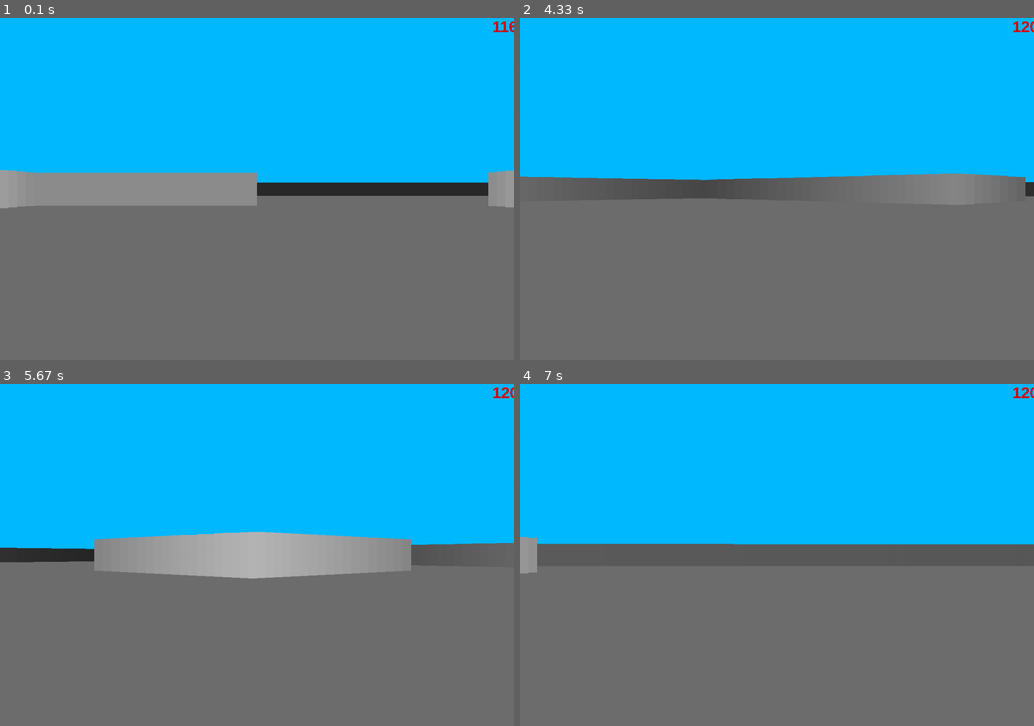
Above: before the commit, frames 1-4 (two rows, left to right).
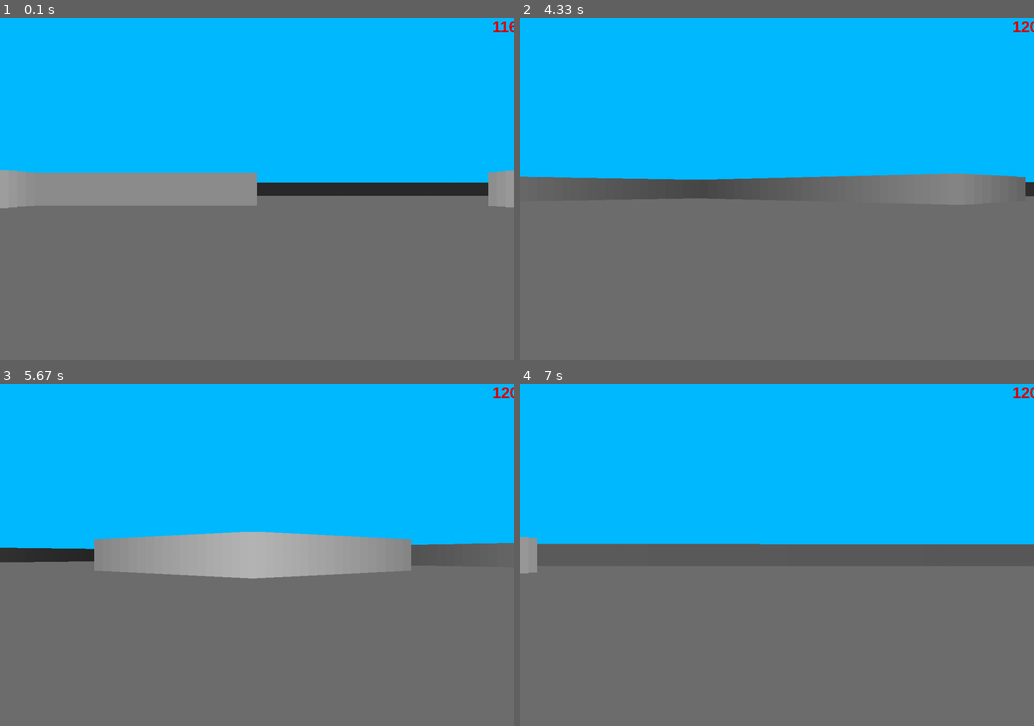
Above: after the commit, the same moments.

Repository: axelsvenn/pygame-project
Game: pygame game, started from main_program.py
The game is run twice, just before and just after one commit, with the same random seed, the same clock (stepped at 60 frames per second) and the same inputs.
Inputs:
- Up to frame 1 (0.1 s): no input
- Up to frame 2 (4.33 s): hold Right 0.33-0.8 s; hold Right 0.83-1.3 s; hold Left 1.33-1.87 s; hold Left 1.9-2.3 s; hold Right 2.33-2.97 s; hold Left 3-3.47 s; hold Right 3.5-3.97 s; hold Right from 4 s (still down)
- Up to frame 3 (5.67 s): release Right at 4.47 s; hold Left 4.5-5.03 s; hold Left 5.07-5.47 s; hold Right from 5.5 s (still down)
- Up to frame 4 (7 s): release Right at 6.13 s; hold Left 6.17-6.63 s; hold Right from 6.67 s (still down)

The runs differ from the first frame. In frame 2, less than 0.1% of the frame differs, in the area x 35-97%, y 46-48%; in frame 3, less than 0.1%; in frame 4, less than 0.1%.

Commit message:
ray_casting update

Diff:
--- a/ray_casting.py
+++ b/ray_casting.py
@@ -4,25 +4,44 @@
 from math import sin, cos
 
 
+def mapping(x, y):
+    return (x // TILE) * TILE, (y // TILE) * TILE
+
+
 def ray_casting(sc, player_pos, player_angle):
+    x0, y0 = player_pos
+    xm, ym = (x0 // TILE) * TILE, (y0 // TILE) * TILE
     cur_angle = player_angle - HALF_FOV
-    x0, y0 = player_pos
 
     for ray in range(NUM_RAYS):
         sin_a = sin(cur_angle)
         cos_a = cos(cur_angle)
 
-        for depth in range(MAX_DEPTH):
-            x = x0 + depth * cos_a
-            y = y0 + depth * sin_a
-            # pygame.draw.line(sc, DARKGRAY, player_pos, (x, y), 2)
+        # verticals
+        x, dx = (xm + TILE, 1) if cos_a >= 0 else (xm, -1)
+        for i in range(0, WIDTH, TILE):
+            depth_v = (x - x0) / cos_a
+            y = y0 + depth_v * sin_a
+            if mapping(x + dx, y) in world_map:
+                break
+            x += dx * TILE
 
-            if (x // TILE * TILE, y // TILE * TILE) in world_map:
-                depth *= cos(player_angle - cur_angle)
-                proj_height = PROJ_COEFF / depth
-                c = 255 / (1 + depth ** 2 * 0.00002)
-                color = (c, c, c)
-                pygame.draw.rect(sc, color, (ray * SCALE, HALF_HEIGHT - proj_height // 2, SCALE, proj_height))
+        # horizontals
+        y, dy = (ym + TILE, 1) if sin_a >= 0 else (ym, -1)
+        for i in range(0, HEIGHT, TILE):
+            depth_h = (y - y0) / sin_a
+            x = x0 + depth_h * cos_a
+            if mapping(x, y + dy) in world_map:
                 break
+            y += dy * TILE
+
+        # projects
+        depth = depth_v if depth_v < depth_h else depth_h
+        depth *= cos(player_angle - cur_angle)
+        proj_height = PROJ_COEFF / depth
+        c = 255 / (1 + depth ** 2 * 0.00002)
+        color = (c, c, c)
+        pygame.draw.rect(sc, color,
+                         (ray * SCALE, HALF_HEIGHT - proj_height // 2, SCALE, proj_height))
 
         cur_angle += DELTA_ANGLE
